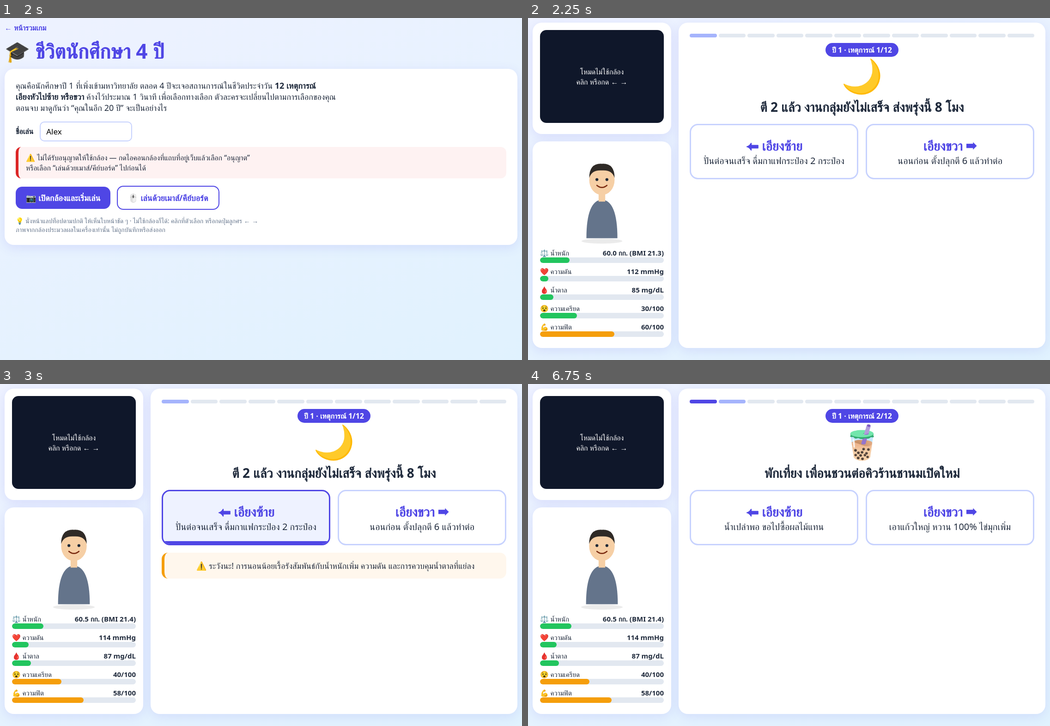
Above: before the commit, frames 1-4 (two rows, left to right).
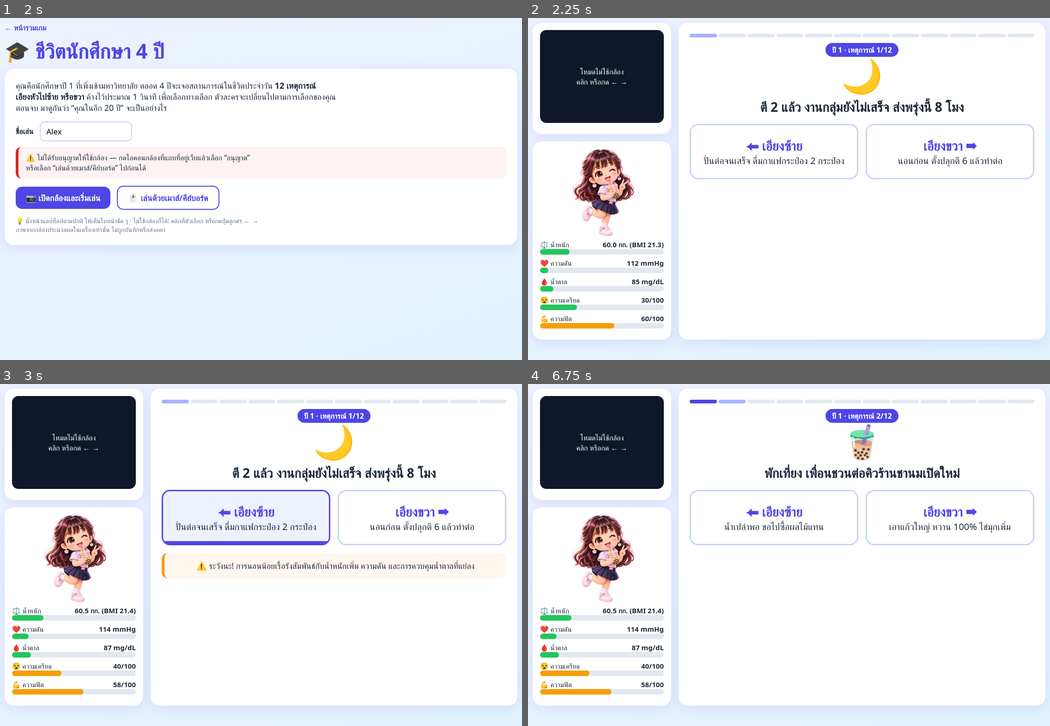
Above: after the commit, the same moments.

Repository: pornpanna/ncd-game
Game: browser game, page life.html
Same seed, same stepped clock (60 frames per second), same inputs: the game is played once before the commit and once after it.
Inputs (mouse positions are in pixels of both pictures, inside the frame that each line leads up to):
- Up to frame 1 (2 s): click (83, 130) at 0.27 s; type "Alex" at 0.27 s; click "📷 เปิดกล้องและเริ่มเล่น" at 0.52 s; click "📷 เปิดกล้องและเริ่มเล่น" at 1.27 s; tap Enter at 1.52 s
- Up to frame 2 (2.25 s): click "🖱️ เล่นด้วยเมาส์/คีย์บอร์ด" at 2.02 s
- Up to frame 3 (3 s): click (245, 517) at 2.77 s
- Up to frame 4 (6.75 s): click (950, 517) at 3.52 s; click (773, 517) at 4.27 s; click (950, 517) at 5.02 s; click (773, 517) at 5.77 s; click (950, 517) at 6.52 s

Frame 1 is identical in both runs. In frame 2, 8.4% of the frame differs, in the area x 0-100%, y 38-97%; in frame 3, 8.4%; in frame 4, 8.4%.

Commit message:
ใช้ตัวละครนักศึกษาถือชานมในหน้ารวมเกม ด่าน 1 และด่าน 2
Co-Authored-By: Claude Opus 5.5 <noreply@anthropic.com>
Claude-Session: https://claude.ai/code/session_0173Mb44CTD6HkdyWwjzwvbz

Diff:
--- a/burn.html
+++ b/burn.html
@@ -55,6 +55,18 @@
   th{background:#fff1e6}
   .spinner{width:56px;height:56px;border:6px solid var(--line);border-top-color:var(--pri);border-radius:50%;animation:sp 1s linear infinite;margin:20px auto}
   @keyframes sp{to{transform:rotate(360deg)}}
+  .hero{display:flex;gap:18px;align-items:flex-end}
+  .hero .card{flex:1}
+  .mascot-box{position:relative;flex:0 0 240px;text-align:center}
+  .mascot-box img{width:100%;filter:drop-shadow(0 8px 16px rgba(234,88,12,.25));animation:bob 3s ease-in-out infinite}
+  .bubble{position:relative;background:#fff;border:3px solid var(--pri);border-radius:18px;padding:10px 14px;font-weight:600;margin-bottom:8px;box-shadow:0 4px 12px rgba(0,0,0,.08)}
+  .bubble:after{content:'';position:absolute;bottom:-12px;left:50%;margin-left:-10px;border:10px solid transparent;border-top-color:var(--pri);border-bottom:0}
+  @keyframes bob{50%{transform:translateY(-8px)}}
+  @media(max-width:800px){.hero{flex-direction:column-reverse;align-items:stretch}.mascot-box{flex-basis:auto;width:200px;margin:0 auto}}
+  .res-wrap{display:flex;gap:16px;align-items:center}
+  .res-wrap .tip{flex:1}
+  .res-wrap img{width:130px;flex:0 0 130px}
+  .hud .mini{position:absolute;left:12px;bottom:66px;width:110px;transform:scaleX(1);filter:drop-shadow(0 4px 8px rgba(0,0,0,.4))}
   a.back{color:var(--pri);text-decoration:none;font-weight:600}
 </style>
 </head>
@@ -65,6 +77,7 @@
 <section id="s-start" class="screen on">
   <a class="back" href="index.html">← หน้ารวมเกม</a>
   <h1>🧋 เผาผลาญชานม</h1>
+  <div class="hero">
   <div class="card">
     <p style="font-size:18px;margin-top:0">เกมจะสุ่มเมนูที่นักศึกษากินบ่อย แล้วให้คุณ <b>ออกกำลังกายหน้ากล้อง</b> เพื่อเผาผลาญพลังงานของเมนูนั้น กล้องจะนับจำนวนครั้งให้อัตโนมัติ<br>
     มาดูกันว่าเครื่องดื่มแก้วเดียวต้องออกแรงมากแค่ไหน!</p>
@@ -95,6 +108,8 @@
     </div>
     <p class="muted small" style="margin-bottom:0">💡 ยืนห่างกล้องประมาณ 2 เมตร ให้กล้องเห็นตั้งแต่หัวถึงเข่า เปิดไฟให้สว่าง · ภาพจากกล้องประมวลผลในเครื่องเท่านั้น ไม่ถูกบันทึกหรือส่งออก<br>
     โหมดสาธิต: กด <b>Spacebar</b> แทนการออกกำลัง 1 ครั้ง (เหมาะกับการอธิบายหน้าชั้น)</p>
+  </div>
+  <div class="mascot-box"><div class="bubble">ชานมแก้วนี้…<br>ต้องสควอทกี่ครั้งนะ? 🤔</div><img src="img/mascot.webp" alt="ตัวละครนักศึกษาถือชานมไข่มุก"></div>
   </div>
 </section>
 
@@ -131,6 +146,7 @@
       <div class="tr" id="hud-time">45</div>
       <div class="reps"><b id="hud-reps">0</b><span id="hud-exname">ครั้ง</span></div>
       <div class="msg" id="hud-msg"></div>
+      <img class="mini" src="img/mascot.webp" alt="">
       <div class="bar"><i id="hud-bar"></i><span id="hud-bartext"></span></div>
     </div>
     <div class="count" id="count">3</div>
@@ -157,7 +173,7 @@
       <div class="stat"><b id="r-walk">0</b>นาที เดินเร็ว</div>
       <div class="stat"><b id="r-jog">0</b>นาที วิ่งเหยาะ</div>
     </div>
-    <div class="tip" id="r-tip"></div>
+    <div class="res-wrap"><img src="img/mascot.webp" alt="ตัวละคร"><div class="tip" id="r-tip"></div></div>
     <div class="row" style="margin-top:18px">
       <button class="btn" id="btn-next">🔁 เล่นเมนูถัดไป</button>
       <button class="btn ghost" id="btn-summary2">📊 สรุปผลทั้งหมด</button>
--- a/index.html
+++ b/index.html
@@ -10,7 +10,10 @@
   *{box-sizing:border-box}
   body{margin:0;font-family:'Prompt',system-ui,sans-serif;color:#1e293b;background:linear-gradient(160deg,#fff7ed 0%,#eef2ff 100%);min-height:100vh}
   .wrap{max-width:1000px;margin:0 auto;padding:28px 20px}
-  header{text-align:center;margin-bottom:24px}
+  header{display:flex;align-items:center;justify-content:center;gap:12px;margin-bottom:24px;text-align:left}
+  header .mascot{height:220px;filter:drop-shadow(0 8px 16px rgba(234,88,12,.25));animation:bob 3s ease-in-out infinite}
+  @keyframes bob{50%{transform:translateY(-8px)}}
+  @media(max-width:700px){header{flex-direction:column;text-align:center}header .mascot{height:170px}}
   header h1{font-size:clamp(30px,5vw,52px);margin:.1em 0;background:linear-gradient(90deg,#ea580c,#4f46e5);-webkit-background-clip:text;background-clip:text;color:transparent}
   header p{font-size:18px;color:#475569;margin:.3em 0}
   .games{display:grid;grid-template-columns:repeat(auto-fit,minmax(300px,1fr));gap:20px}
@@ -29,8 +32,11 @@
 <body>
 <div class="wrap">
   <header>
+    <img class="mascot" src="img/mascot.webp" alt="ตัวละครนักศึกษาถือชานมไข่มุก">
+    <div>
     <h1>ขยับ-เลือก พิชิต NCDs</h1>
     <p>เกมเรียนรู้การป้องกันโรคไม่ติดต่อเรื้อรัง (NCDs) สำหรับนักศึกษา · เล่นด้วยกล้องเว็บแคม</p>
+    </div>
   </header>
 
   <div class="games">
--- a/life.html
+++ b/life.html
@@ -309,36 +309,27 @@
   $('avatar-now').innerHTML = avatar(s,0,180);
 }
 
-/* ---------- ตัวละคร (SVG) ---------- */
+/* ---------- ตัวละคร (ภาพ img/mascot.webp + เอฟเฟกต์ตามค่าสุขภาพ) ---------- */
 function avatar(st, age, size=200){
   const b=bmi(st);
-  const bw = clamp(36 + (b-21)*5, 30, 80);      // ความกว้างลำตัว
-  const fw = clamp(30 + (b-21)*1.8, 27, 42);    // ความกว้างหน้า
-  const stress=st.st, fit=st.fit;
-  const flush = clamp((st.bp-115)/30,0,1);
-  const skin = mix('#f6cfa5','#ef9a7a',flush);
-  const hair = age>=2 ? (stress>55||fit<40?'#a3a3a3':'#6b5b4b') : '#2f2a26';
-  const mouth = stress>65 ? 'M88 92 Q100 84 112 92' : stress>45 ? 'M88 90 L112 90' : 'M88 88 Q100 98 112 88';
-  const shirt = fit>60?'#4f46e5':fit>35?'#64748b':'#78716c';
-  const slouch = fit<35? 6:0;
-  let extra='';
-  if (age>=2){ extra += `<path d="M84 72 q4 3 8 0 M108 72 q4 3 8 0" stroke="#b45309" stroke-width="1.5" fill="none" opacity=".6"/>`
-                     + `<path d="M80 60 q20 -6 40 0" stroke="#b45309" stroke-width="1.2" fill="none" opacity=".5"/>`; }
-  if (stress>60) extra += `<path d="M${100+fw-4} 58 q5 8 0 12 q-5 -4 0 -12" fill="#60a5fa"/>`;
-  const cap = age===1 ? `<path d="M70 40 L100 28 L130 40 L100 52 Z" fill="#111827"/><rect x="96" y="40" width="8" height="10" fill="#111827"/><path d="M128 40 v14" stroke="#facc15" stroke-width="2"/>` : '';
-  return `<svg viewBox="0 0 200 230" width="${size}" height="${size*1.15}" xmlns="http://www.w3.org/2000/svg">
-    <ellipse cx="100" cy="222" rx="${bw+12}" ry="6" fill="#000" opacity=".08"/>
-    <g transform="translate(0 ${slouch})">
-      <path d="M${100-bw} 215 Q${100-bw} 125 100 122 Q${100+bw} 125 ${100+bw} 215 Z" fill="${shirt}"/>
-      <rect x="92" y="105" width="16" height="22" fill="${skin}"/>
-      <ellipse cx="100" cy="75" rx="${fw}" ry="36" fill="${skin}"/>
-      <path d="M${100-fw} 70 Q${100-fw} 34 100 36 Q${100+fw} 34 ${100+fw} 70 Q${100+fw-6} 50 100 52 Q${100-fw+6} 50 ${100-fw} 70 Z" fill="${hair}"/>
-      <circle cx="88" cy="74" r="3.5" fill="#1f2937"/><circle cx="112" cy="74" r="3.5" fill="#1f2937"/>
-      ${stress>65?'<path d="M82 66 l10 3 M118 66 l-10 3" stroke="#1f2937" stroke-width="2"/>':''}
-      <path d="${mouth}" stroke="#7c2d12" stroke-width="3" fill="none" stroke-linecap="round"/>
-      ${flush>.4?`<circle cx="80" cy="86" r="5" fill="#ef4444" opacity="${flush*.5}"/><circle cx="120" cy="86" r="5" fill="#ef4444" opacity="${flush*.5}"/>`:''}
-      ${extra}${cap}
-    </g></svg>`;
+  const wide = clamp(1 + (b-21.3)*0.04, 0.92, 1.45);          // น้ำหนักมาก = ตัวกว้างขึ้น
+  const flush = clamp((st.bp-115)/30,0,1);                    // ความดันสูง = หน้าแดง
+  const tired = clamp((45-st.fit)/45,0,1);                    // ฟิตต่ำ = ดูหมองลง
+  let f = `saturate(${(1-tired*.45).toFixed(2)}) brightness(${(1-tired*.12).toFixed(2)})`;
+  if (age>=2) f += ' grayscale(.35) sepia(.25) contrast(.95)';  // อายุมากขึ้น
+  if (flush>.3) f += ` drop-shadow(0 0 ${Math.round(flush*14)}px rgba(239,68,68,${(flush*.7).toFixed(2)}))`;
+  const badges=[];
+  if (age===1) badges.push('🎓');
+  if (st.st>65) badges.push('😵'); else if (st.st<25) badges.push('😊');
+  if (b>=27.5) badges.push('🍔'); if (st.bp>=135) badges.push('❤️‍🩹'); if (st.sg>=110) badges.push('🩸');
+  if (st.fit>=75) badges.push('💪');
+  if (age>=2) badges.push('👓');
+  const h=Math.round(size*1.05);
+  return `<div style="position:relative;width:${size}px;height:${h}px;margin:0 auto;display:flex;align-items:flex-end;justify-content:center">
+    <img src="img/mascot.webp" alt="ตัวละคร" style="height:100%;transform:scaleX(${wide.toFixed(3)});transform-origin:bottom center;filter:${f};transition:transform .6s, filter .6s">
+    ${age>=2?`<span style="position:absolute;bottom:4px;left:50%;transform:translateX(-50%);background:#475569;color:#fff;border-radius:999px;padding:2px 10px;font-size:13px">อายุ 42</span>`:''}
+    <div style="position:absolute;top:0;right:0;display:flex;flex-direction:column;gap:2px;font-size:${Math.round(size/7)}px">${badges.map(e=>`<span>${e}</span>`).join('')}</div>
+  </div>`;
 }
 function mix(a,b,t){ const p=h=>[1,3,5].map(i=>parseInt(h.substr(i,2),16)); const A=p(a),B=p(b); return '#'+A.map((x,i)=>Math.round(x+(B[i]-x)*t).toString(16).padStart(2,'0')).join(''); }
 
Binary file added: img/mascot.webp
